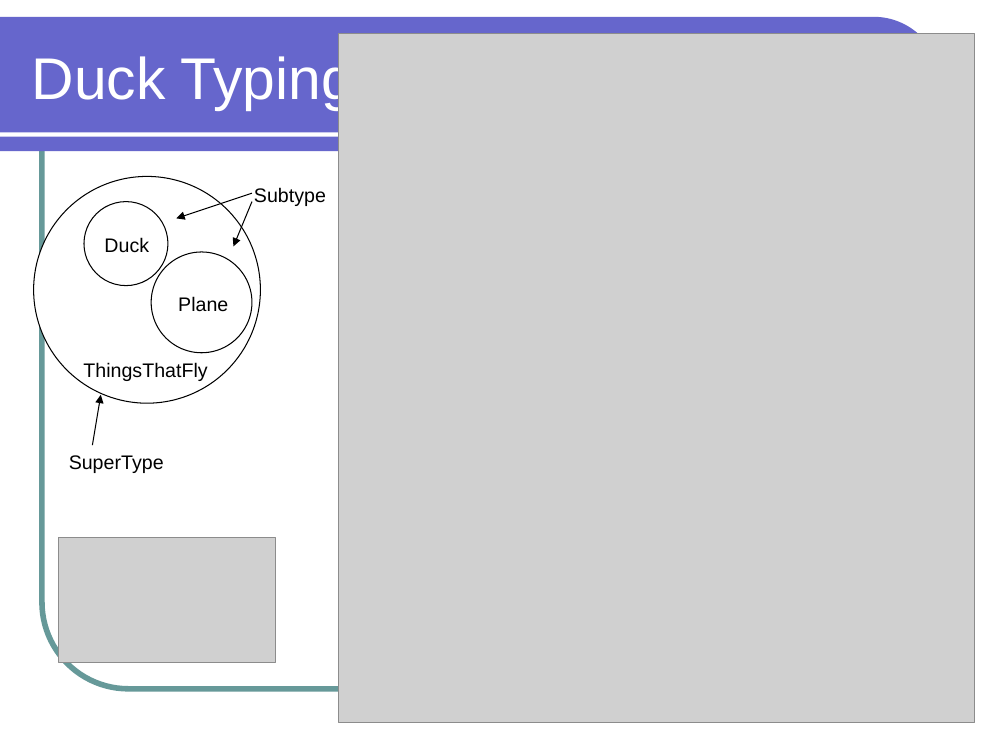
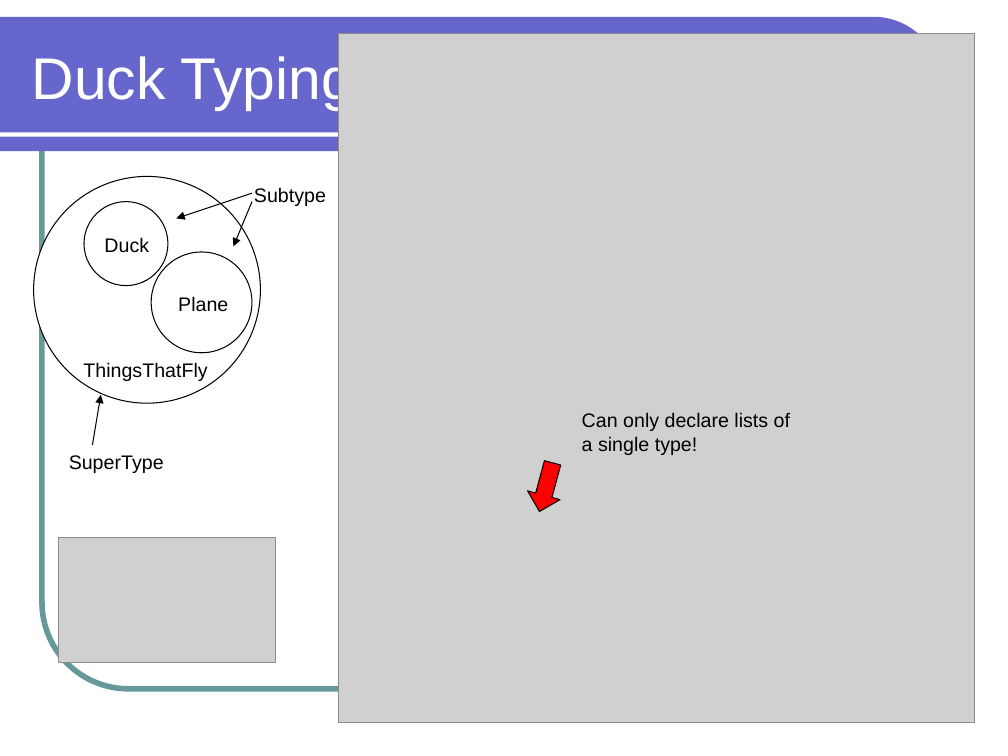
Before and after one commit to lutzhamel/CSC301, a slide deck: slide 10 of notes/csc301-ln019.ppt. Drawn at 1008x756 pixels with LibreOffice and Linux fonts; fonts in the diff are those of the drawing; grey boxes stand for pictures. Boxes give left, top, right and bottom in pixels: in the first picture for what was removed or moved away, otherwise in the second. Text is boxed around its words. In the diff, an @@ line names an element or a change of style, - is before the commit and + after.

```diff
--- a/notes/csc301-ln019.ppt
+++ b/notes/csc301-ln019.ppt
@@ text added at bbox=[582, 412, 790, 455], 14 pt, text #000000 @@
+Can only declare lists of
+a single type!
@@ down arrow added at bbox=[523, 458, 568, 516], fill #FF0000, outline #000000 0.74 pt @@
```
Also in this commit, not shown: 1 other slide changed, 1 other file.
